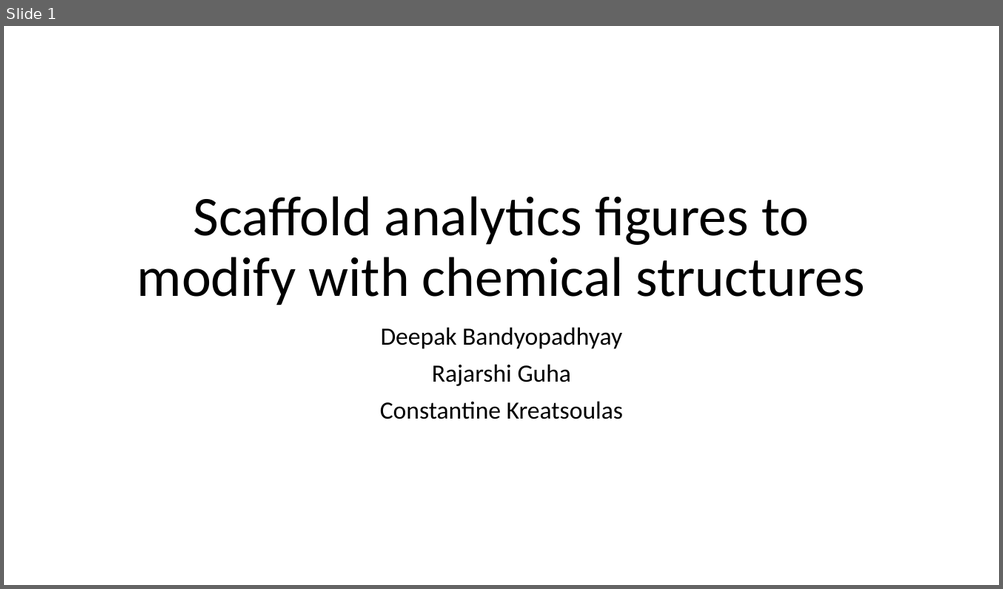
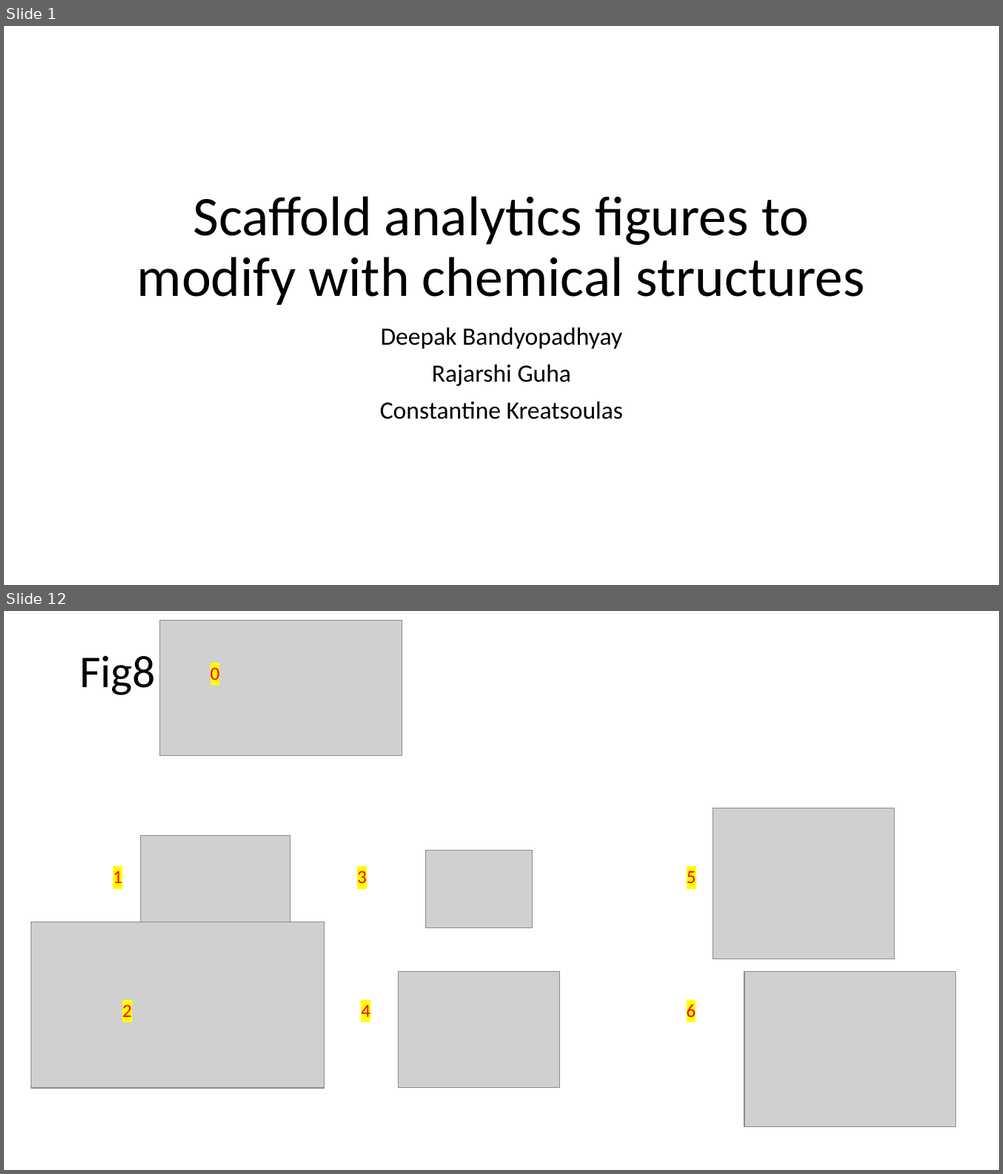
Before and after one commit to ncats/scaffoldanalytics, a slide deck: pres/Scaffold analytics figures to modify with chemical structures.pptx. Shown one above the other, each under a label of ours: slide 1 before the commit, slides 1 and 12 after it; the slides between them are not shown. The pictures are 1003x589 and 1003x1174 pixels, drawn with LibreOffice and Linux fonts; fonts in the diff are those of the drawing; grey boxes stand for pictures. Boxes give left, top, right and bottom in pixels: in the first picture for what was removed or moved away, otherwise in the second. Text is boxed around its words. In the diff, an @@ line names an element or a change of style, - is before the commit and + after.

```diff
--- a/pres/Scaffold analytics figures to modify with chemical structures.pptx
+++ b/pres/Scaffold analytics figures to modify with chemical structures.pptx
@@ slide 12 added at [4,611,999,1170], background #FFFFFF @@
@@ picture added at [160,620,402,756] @@
@@ title added at [79,655,155,695], 44 pt, text #000000 @@
+Fig8
@@ text added at [210,664,220,684], 18 pt, text #FF0000 @@
+0
@@ picture added at [713,808,895,959] @@
@@ picture added at [141,835,290,943] @@
@@ picture added at [426,851,532,928] @@
@@ text added at [113,871,122,883], 18 pt, text #FF0000 @@
+1
@@ text added at [357,871,367,883], 18 pt, text #FF0000 @@
+3
@@ text added at [686,871,696,883], 18 pt, text #FF0000 @@
+5
@@ picture added at [31,922,324,1088] @@
@@ picture added at [398,971,560,1088] @@
@@ picture added at [744,971,956,1128] @@
@@ text added at [122,1005,132,1017], 18 pt, text #FF0000 @@
+2
@@ text added at [361,1005,370,1017], 18 pt, text #FF0000 @@
+4
@@ text added at [686,1002,696,1022], 18 pt, text #FF0000 @@
+6
```
Also in this commit, not shown: 5 slides changed, 8 other slides added, 4 slides removed, 7 other files.
